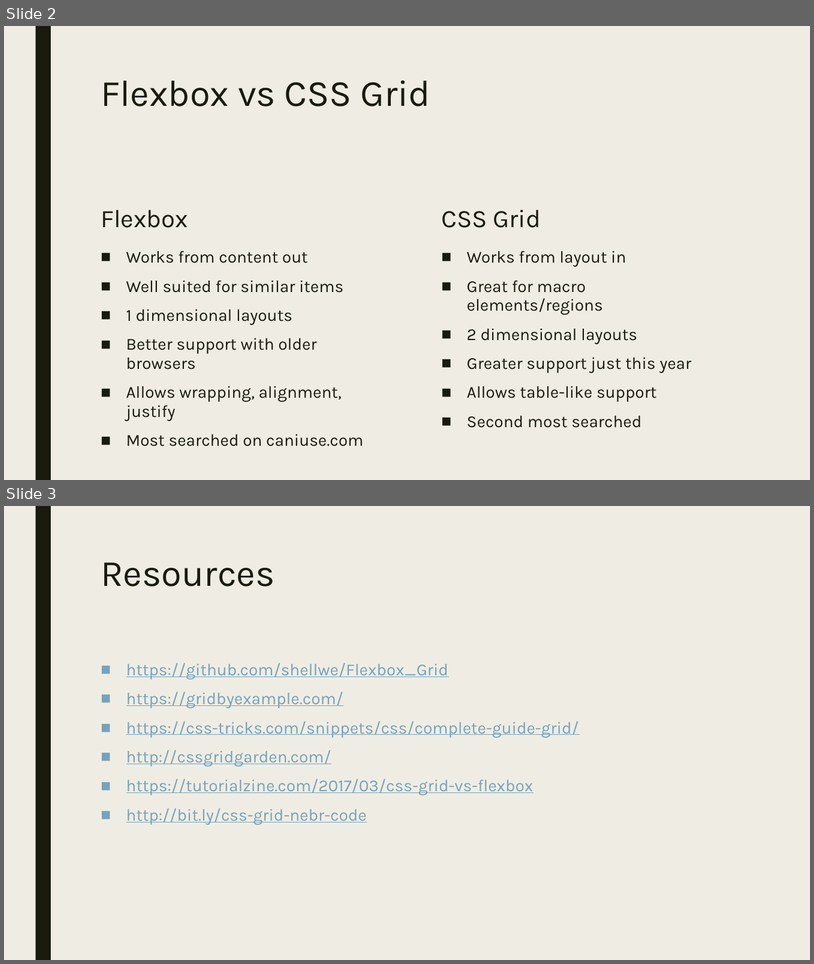
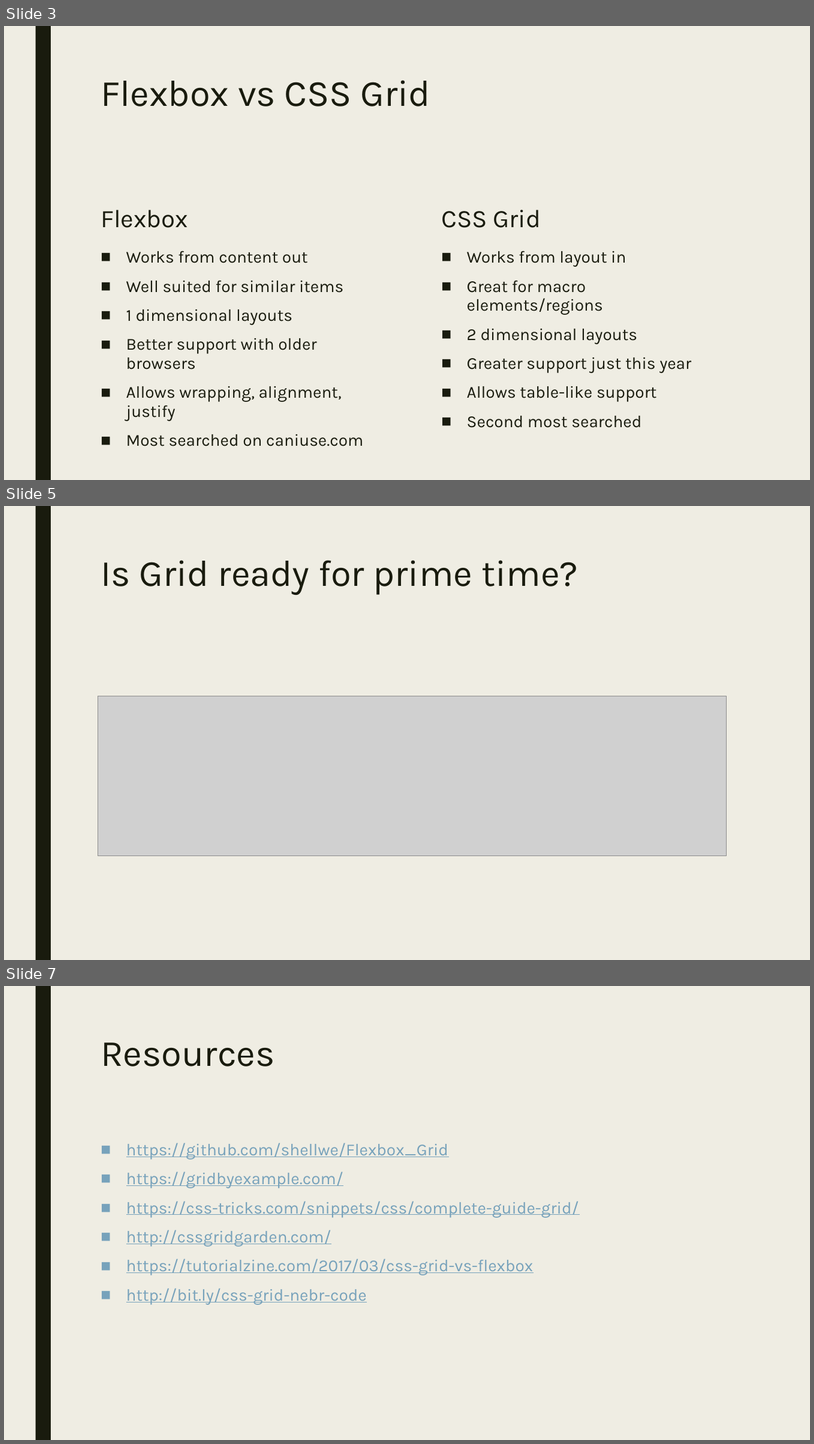
Before and after one commit to shellwe/Flexbox_Grid, a slide deck: Grid.pptx. Shown one above the other, each under a label of ours: slides 2 and 3 before the commit, slides 3, 5 and 7 after it; the slides between them are not shown. The pictures are 814x964 and 814x1444 pixels, drawn with LibreOffice and Linux fonts; fonts in the diff are those of the drawing; grey boxes stand for pictures. Boxes give left, top, right and bottom in pixels: in the first picture for what was removed or moved away, otherwise in the second. Text is boxed around its words. In the diff, an @@ line names an element or a change of style, - is before the commit and + after.

```diff
--- a/Grid.pptx
+++ b/Grid.pptx
@@ slide 5 added at (4, 506, 810, 960), background #EFEDE3; not listed: 1 template element that a slide beside it also shows @@
@@ title added at (101, 560, 578, 595), 44 pt, text #191B0E @@
+Is Grid ready for prime time?
@@ picture added at (98, 696, 727, 856) @@
@@ what was slide 2 is now slide 3 @@
@@ what was slide 3 is now slide 7 @@
```
Also in this commit, not shown: 3 other slides added, 2 other files.
